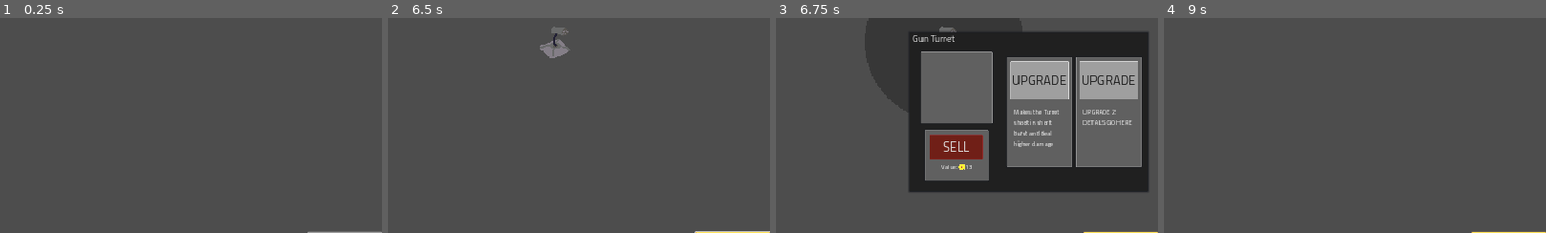
Above: before the commit, frames 1-4 (left to right).
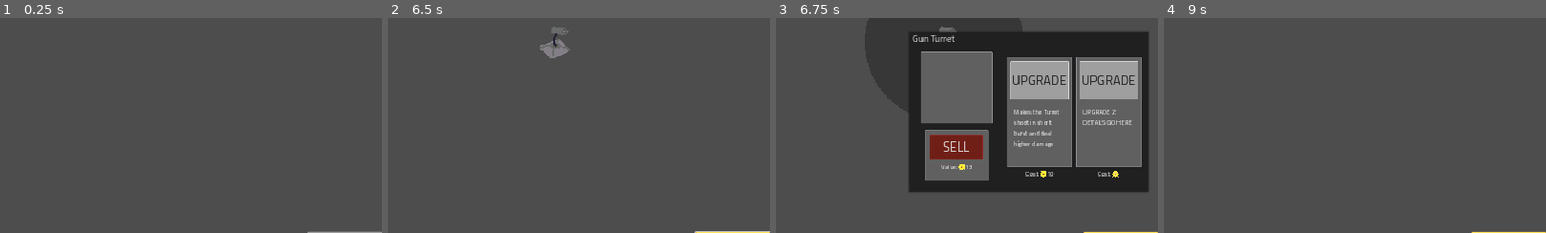
Above: after the commit, the same moments.

Repository: MindVisceral/BoneTD
Game: Godot game, scene res://Levels/Level1/Level1.tscn
Two runs of this game, one before a commit and one after it. Both use one fixed random seed, a clock stepped at 60 frames per second and the inputs below. This scene is started directly instead of the project's main scene. The engine's default icon, where the game draws it, is replaced by a stand-in: a white triangle on a blue panel in a dark square.
Inputs (mouse positions are % of the whole screen's width and height, from its top left):
- Up to frame 1 (0.25 s): no input
- Up to frame 2 (6.5 s): click "NEXT ROUND" at 0.5 s; click (95, 4) at 1.25 s; click "SPEED UP" at 2 s; click (95, 4) at 2.75 s; click "SPEED UP" at 3.5 s; click (95, 4) at 4.25 s; click "SPEED UP" at 5 s; move the mouse to (72, 45) at 5.77 s; click (72, 45) at 5.85 s
- Up to frame 3 (6.75 s): click (72, 45) at 6.5 s
- Up to frame 4 (9 s): click (83, 44) at 7.25 s; click (83, 79) at 8 s; click "SELL" at 8.75 s
The pictures show only the part of the screen within x 50-100%, y 40-90%; the shares and areas given below are measured in that part.

Frames 1-2 are identical in both runs. In frame 3, 0.2% of the frame differs, in the area x 65-90%, y 71-75%; in frame 4, nothing differs.

Commit message:
Added Tower Upgrade cost to Temporary UI

Diff:
--- a/Entities/Towers/BaseTower/BaseTower.gd
+++ b/Entities/Towers/BaseTower/BaseTower.gd
@@ -89,6 +89,7 @@
 ## This String with a large TextEdit widget contains information about this Tower Upgrade 1.
 ## Information written in this text field will be displayed on the shared SelectedTower Menu.
 @export_multiline var upgrade_1_details: String = "UPGRADE 1 DETAILS GO HERE"
+
 
 ## When this Tower is upgraded, it will be replaced by this "upgrade_2" Tower
 @export var upgrade_2: PackedScene
--- a/Entities/Towers/GunTurret/Upgrades/BurstGunTurret.tscn
+++ b/Entities/Towers/GunTurret/Upgrades/BurstGunTurret.tscn
@@ -3,5 +3,8 @@
 [ext_resource type="PackedScene" uid="uid://dn0yn7md0iu0y" path="res://Entities/Towers/DirectTower/DirectTower.tscn" id="1_nnotn"]
 
 [node name="BurstGunTurret" instance=ExtResource("1_nnotn")]
+ingame_name = "Burst Gun Turret"
+shot_delay = 1.7
+tower_base_cost = 10
 
 [editable path="TowerRange"]
--- a/Levels/Level1/Level1.tscn
+++ b/Levels/Level1/Level1.tscn
@@ -394,6 +394,23 @@
 bbcode_enabled = true
 text = "[center] This upgrade does X"
 
+[node name="Upgrade1CostLabel" type="RichTextLabel" parent="GUI/TemporaryGUI/SelectedTowerDraggableMenu/Upgrade1PanelContainer/Upgrade1BackgroundPanel"]
+unique_name_in_owner = true
+layout_mode = 1
+anchors_preset = -1
+anchor_left = 0.067
+anchor_top = 1.017
+anchor_right = 0.944
+anchor_bottom = 1.121
+offset_left = 0.0524864
+offset_top = -0.0952759
+offset_right = 0.0210114
+offset_bottom = 0.119629
+localize_numeral_system = false
+theme_type_variation = &"LightLabel"
+bbcode_enabled = true
+text = "[center]Cost: [img]res://placeholder_2.png[/img] "
+
 [node name="Upgrade2PanelContainer" type="PanelContainer" parent="GUI/TemporaryGUI/SelectedTowerDraggableMenu"]
 layout_mode = 1
 anchors_preset = -1
@@ -436,6 +453,23 @@
 bbcode_enabled = true
 text = "[center] This upgrade does Y"
 
+[node name="Upgrade2CostLabel" type="RichTextLabel" parent="GUI/TemporaryGUI/SelectedTowerDraggableMenu/Upgrade2PanelContainer/Upgrade2BackgroundPanel"]
+unique_name_in_owner = true
+layout_mode = 1
+anchors_preset = -1
+anchor_left = 0.067
+anchor_top = 1.017
+anchor_right = 0.944
+anchor_bottom = 1.121
+offset_left = -0.667606
+offset_top = -0.0952759
+offset_right = -0.699081
+offset_bottom = 0.119629
+localize_numeral_system = false
+theme_type_variation = &"LightLabel"
+bbcode_enabled = true
+text = "[center]Cost: [img]res://placeholder_2.png[/img] "
+
 [connection signal="pressed" from="Deselector" to="TowerHandler" method="deselect_tower"]
 [connection signal="pressed" from="GUI/TemporaryGUI/speed_up_button" to="SpeedUp" method="change_time_scale"]
 [connection signal="pressed" from="GUI/TemporaryGUI/SelectedTowerDraggableMenu/SellPanelContainer/SellBackgroundPanel/SellButton" to="TowerHandler" method="_on_sell_pressed"]
--- a/Levels/TowerHandler.gd
+++ b/Levels/TowerHandler.gd
@@ -182,7 +182,29 @@
 		str(selected_tower_ref.sell_value)
 
 
-	## Update the description of Upgrade 1 and 2 - what do they do?
+	## Update the description of Upgrades 1 and 2 - what do they do?
 	## This information is found in HERE: where?
 	%Upgrade1DetailsLabel.text = selected_tower_ref.upgrade_1_details
 	%Upgrade2DetailsLabel.text = selected_tower_ref.upgrade_2_details
+
+
+	## Update the Upgrade cost of Upgrades 1 and 2 - how much do they cost?
+	## HERE: We instantiate those upgrade Towers, but that's incredibly inefficient.
+	## HERE: Hopefully this won't have much impact on performance.
+	## NOTE: This is still better than tying Upgrade costs to the Tower which gets upgraded.
+	## NOTE: Maybe the same should be done for Upgrade Details?
+	if selected_tower_ref.upgrade_1 != null:
+		var temp_upgrade_1_instance: BaseTower = selected_tower_ref.upgrade_1.instantiate()
+		%Upgrade1CostLabel.text = "[center]Cost: [img]res://placeholder_2.png[/img]" + \
+			str(temp_upgrade_1_instance.tower_base_cost)
+		temp_upgrade_1_instance = null
+	else:
+		%Upgrade1CostLabel.text = "[center]Cost: [img]res://placeholder_2.png[/img]"
+	#
+	if selected_tower_ref.upgrade_2 != null:
+		var temp_upgrade_2_instance: BaseTower = selected_tower_ref.upgrade_2.instantiate()
+		%Upgrade2CostLabel.text = "[center]Cost: [img]res://placeholder_2.png[/img]" + \
+			str(temp_upgrade_2_instance.tower_base_cost)
+		temp_upgrade_2_instance = null
+	else:
+		%Upgrade2CostLabel.text = "[center]Cost: [img]res://placeholder_2.png[/img]"
